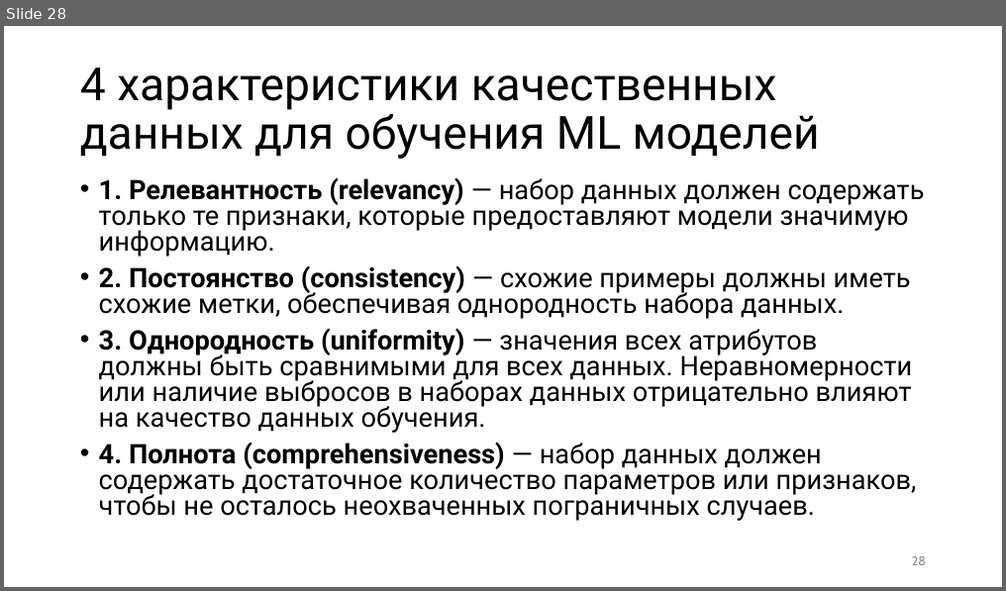
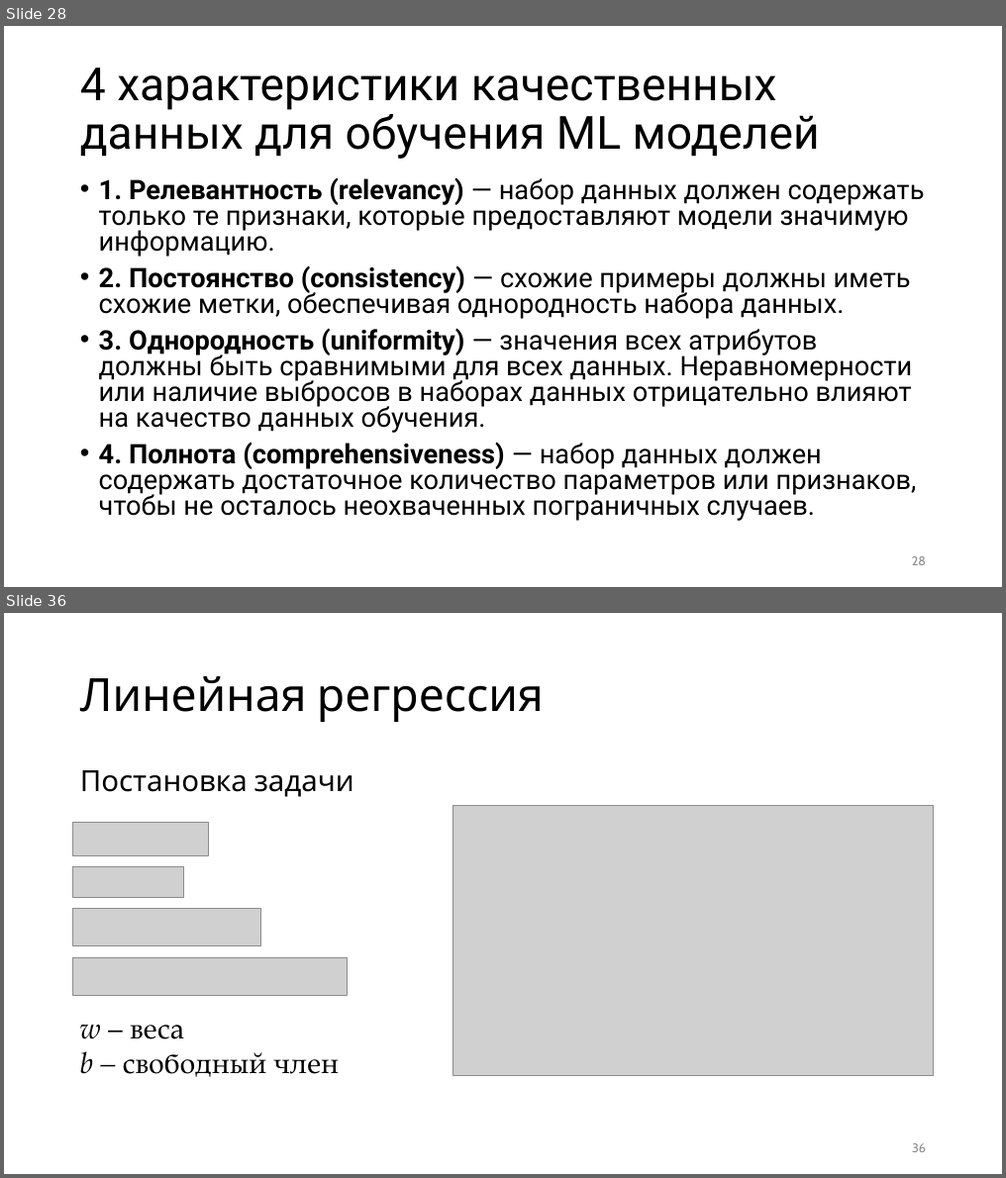
Before and after one commit to kurmakaevAlsu/ML_kurs2022, a slide deck: Машинное обучение.pptx. Shown one above the other, each under a label of ours: slide 28 before the commit, slides 28 and 36 after it; the slides between them are not shown. The pictures are 1006x591 and 1006x1178 pixels, drawn with LibreOffice and Linux fonts; fonts in the diff are those of the drawing; grey boxes stand for pictures. Boxes give left, top, right and bottom in pixels: in the first picture for what was removed or moved away, otherwise in the second. Text is boxed around its words. In the diff, an @@ line names an element or a change of style, - is before the commit and + after.

```diff
--- a/Машинное обучение.pptx
+++ b/Машинное обучение.pptx
@@ slide 36 added at bbox=[4, 613, 1002, 1174], background #FFFFFF @@
@@ title added at bbox=[80, 676, 544, 722], 44 pt, text #000000 @@
+Линейная регрессия
@@ text added at bbox=[80, 770, 354, 797], 28 pt, text #000000 @@
+Постановка задачи
@@ picture added at bbox=[452, 805, 933, 1075] @@
@@ picture added at bbox=[73, 822, 208, 857] @@
@@ picture added at bbox=[73, 867, 183, 898] @@
@@ picture added at bbox=[73, 909, 261, 947] @@
@@ picture added at bbox=[73, 958, 347, 995] @@
@@ text added at bbox=[80, 1025, 340, 1077], 28 pt, text #000000 @@
+w – веса
+b – свободный член
@@ page number added at bbox=[912, 1144, 926, 1153], 12 pt, text #8C8C8C @@
+36
```
Also in this commit, not shown: 14 other slides added.
